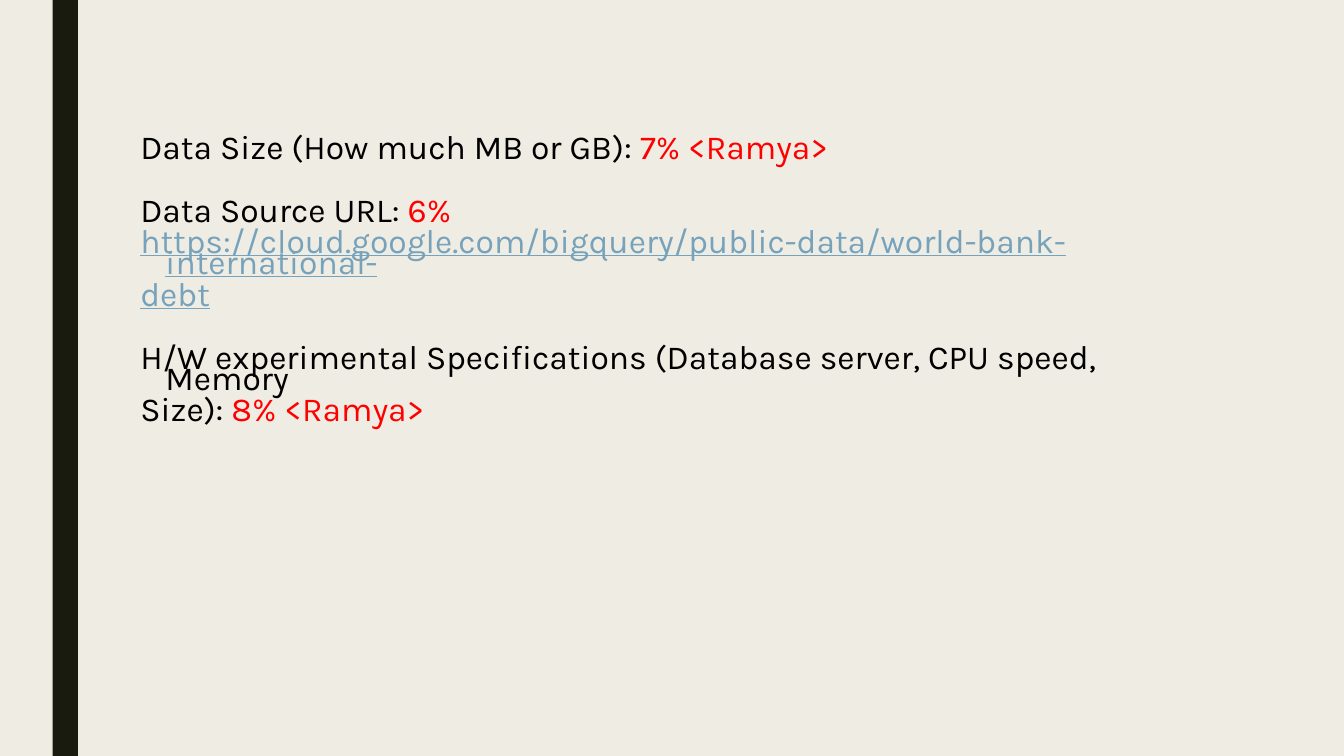
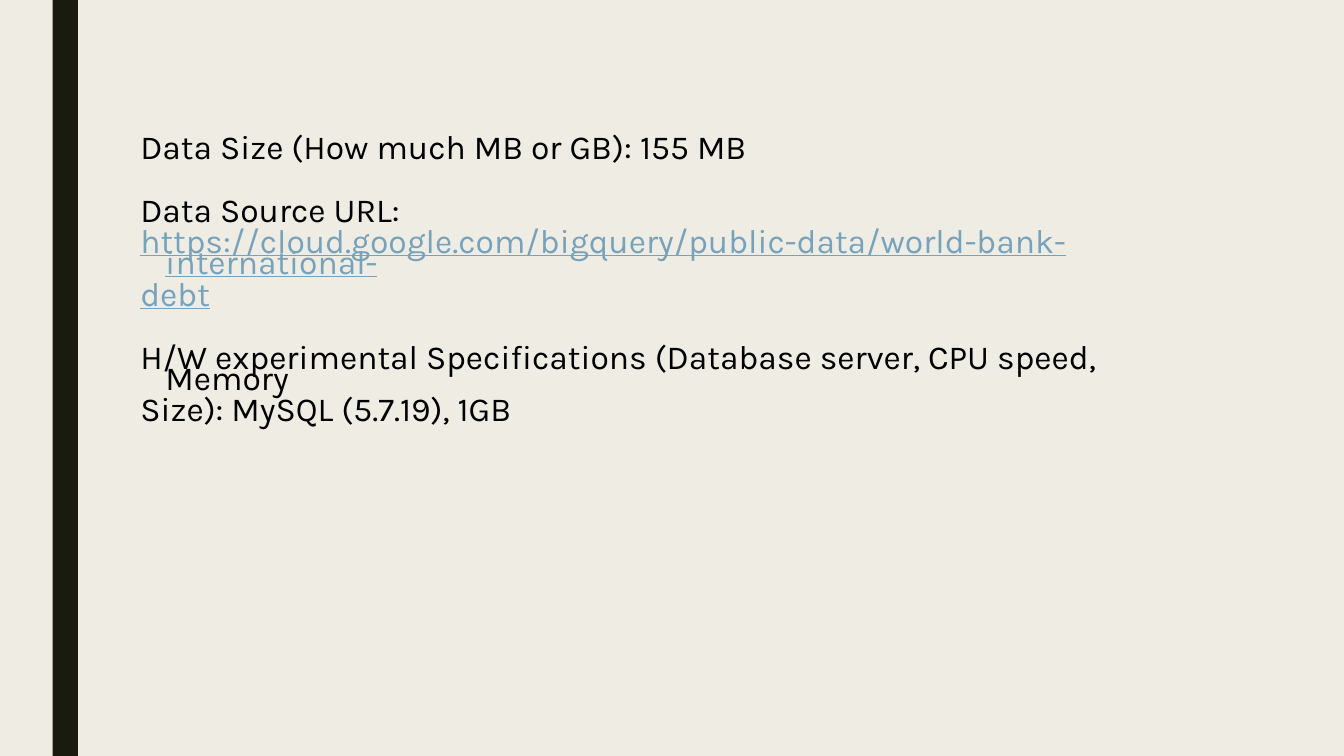
Before and after one commit to skc00/DBMS-Term-Project, a slide deck: slide 3 of Term Presentation MSDS7330-404 GrpB.pptx. Drawn at 1344x756 pixels with LibreOffice and Linux fonts; fonts in the diff are those of the drawing. Boxes give left, top, right and bottom in pixels: in the first picture for what was removed or moved away, otherwise in the second. Text is boxed around its words. In the diff, an @@ line names an element or a change of style, - is before the commit and + after.

```diff
--- a/Term Presentation MSDS7330-404 GrpB.pptx
+++ b/Term Presentation MSDS7330-404 GrpB.pptx
@@ text at (140,134,746,231): text changed @@
-Data Size (How much MB or GB): 7% <Ramya>
-Data Source URL: 6%
+Data Size (How much MB or GB): 155 MB
+Data Source URL:
@@ text at (140,391,512,430): text changed; text colour #FF0000 to #000000 @@
-Size): 8% <Ramya>
+Size): MySQL (5.7.19), 1GB
```
Also in this commit, not shown: 2 other slides changed.
